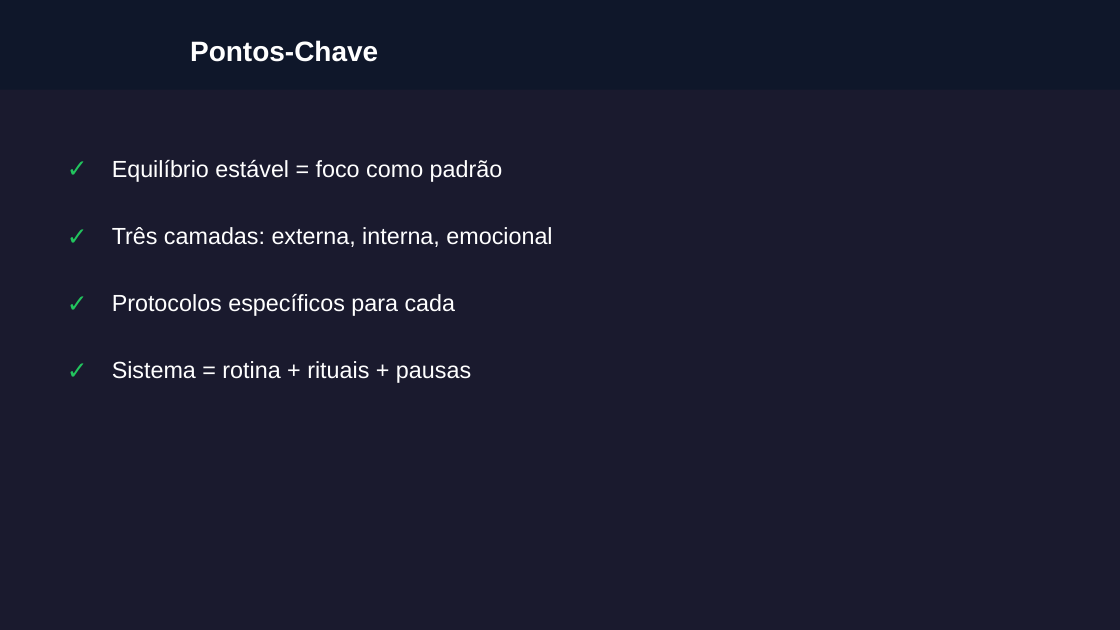
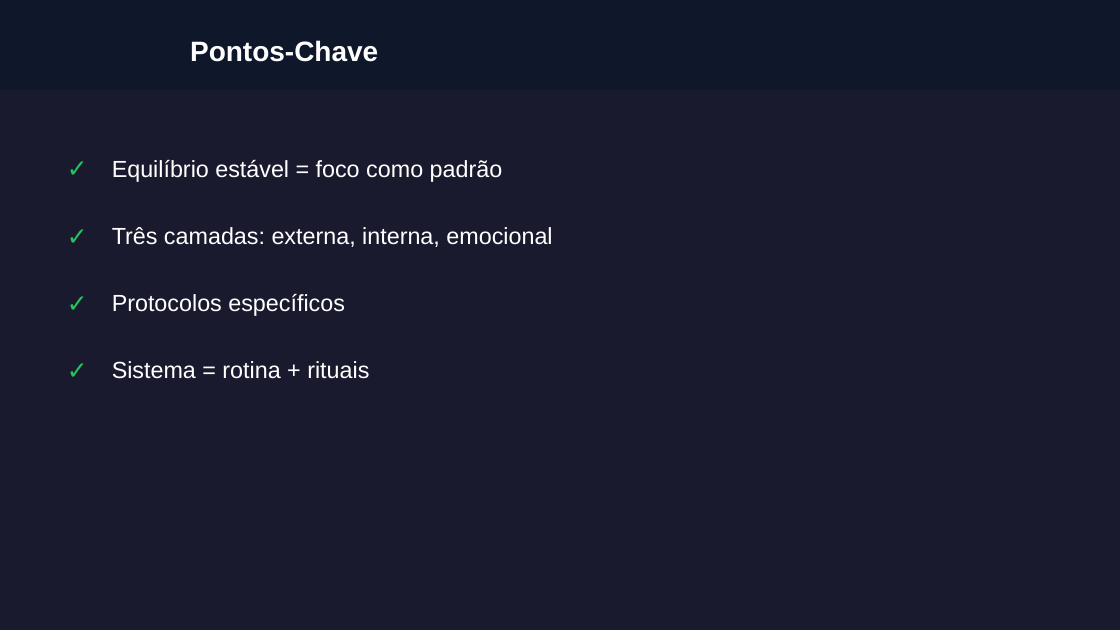
Before and after one commit to almirmeira/educa-com-talento, a slide deck: slide 7 of apresentacoes/foco-produtividade/aula-05-equilibrio-estavel.pptx. Drawn at 1120x630 pixels with LibreOffice and Linux fonts; fonts in the diff are those of the drawing; grey boxes stand for pictures; background and template pictures are left out. Boxes give left, top, right and bottom in pixels: in the first picture for what was removed or moved away, otherwise in the second. Text is boxed around its words. In the diff, an @@ line names an element or a change of style, - is before the commit and + after.

```diff
--- a/apresentacoes/foco-produtividade/aula-05-equilibrio-estavel.pptx
+++ b/apresentacoes/foco-produtividade/aula-05-equilibrio-estavel.pptx
@@ text at (x1=112, y1=294, x2=345, y2=316): text changed @@
-Protocolos específicos para cada
+Protocolos específicos
@@ text at (x1=112, y1=361, x2=369, y2=379): text changed @@
-Sistema = rotina + rituais + pausas
+Sistema = rotina + rituais
```
Also in this commit, not shown: 3 other slides changed, 27 other files.
